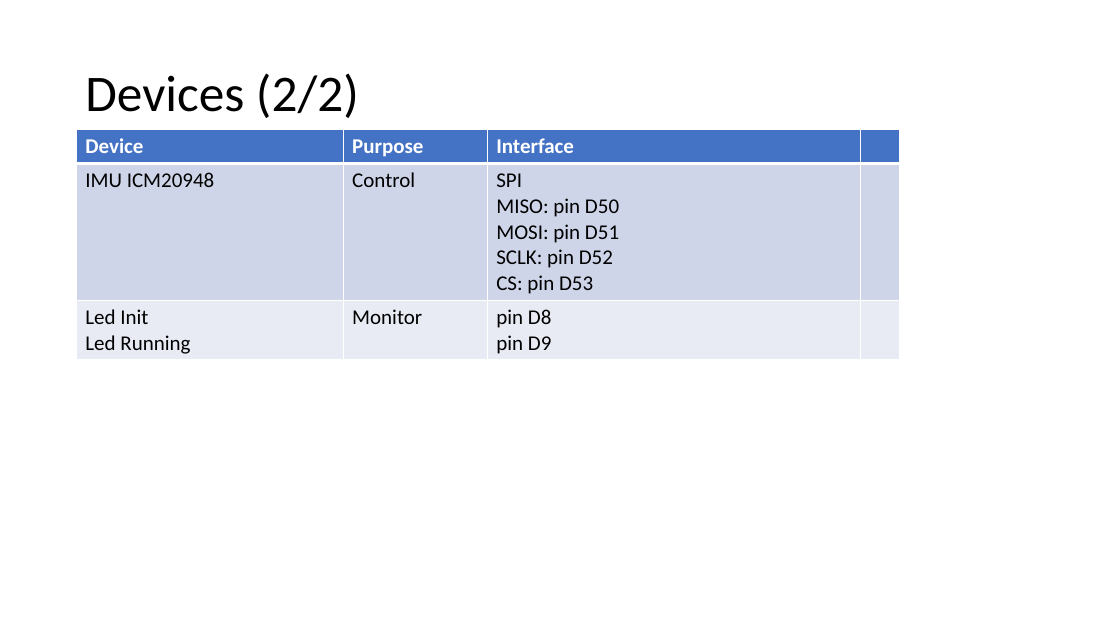
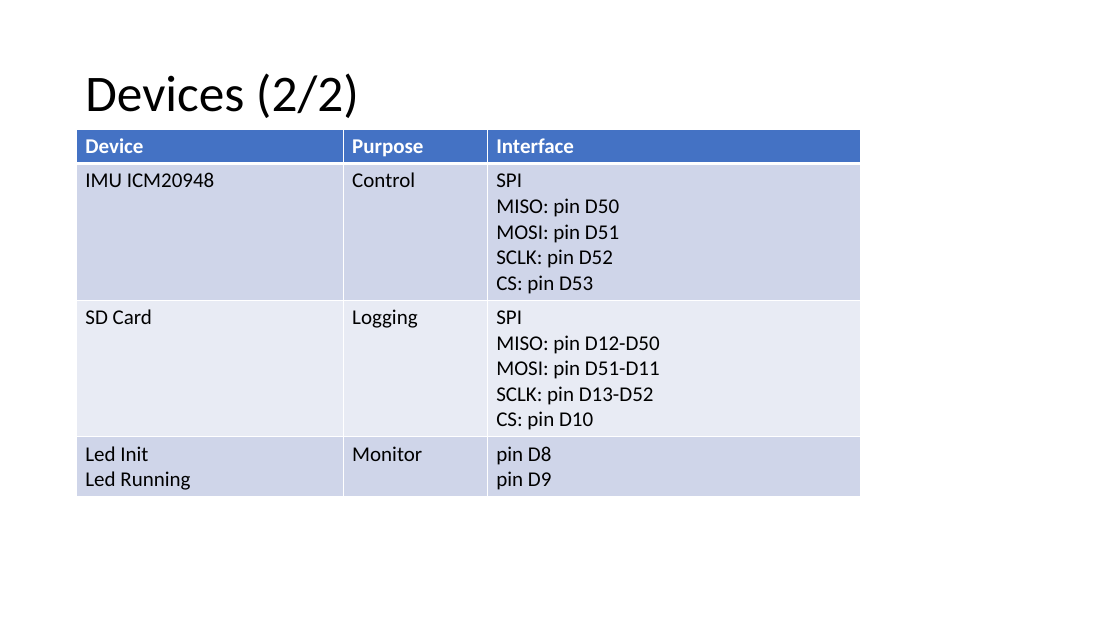
Before and after one commit to RobotEdh/RobotMicroControl, a slide deck: slide 3 of libraries/Diagramm Drone3.pptx. Drawn at 1120x630 pixels with LibreOffice and Linux fonts; fonts in the diff are those of the drawing. Boxes give left, top, right and bottom in pixels: in the first picture for what was removed or moved away, otherwise in the second. Text is boxed around its words. In the diff, an @@ line names an element or a change of style, - is before the commit and + after.

```diff
--- a/libraries/Diagramm Drone3.pptx
+++ b/libraries/Diagramm Drone3.pptx
@@ table at [77,129,861,494] @@
-Device | Purpose | Interface | 
-IMU ICM20948 | Control | SPI / MISO: pin D50 / MOSI: pin D51 / SCLK: pin D52 / CS: pin D53 | 
-Led Init / Led Running | Monitor | pin D8 / pin D9 | 
+Device | Purpose | Interface
+IMU ICM20948 | Control | SPI / MISO: pin D50 / MOSI: pin D51 / SCLK: pin D52 / CS: pin D53
+SD Card | Logging | SPI / MISO: pin D12-D50 / MOSI: pin D51-D11 / SCLK: pin D13-D52 / CS: pin D10
+Led Init / Led Running | Monitor | pin D8 / pin D9
@@ table: place and size @@
-table at [77,129,901,358]
+table at [77,129,861,494]
```
Also in this commit, not shown: 11 other slides changed, 2 slides added, 3 slides removed, 10 other files.
